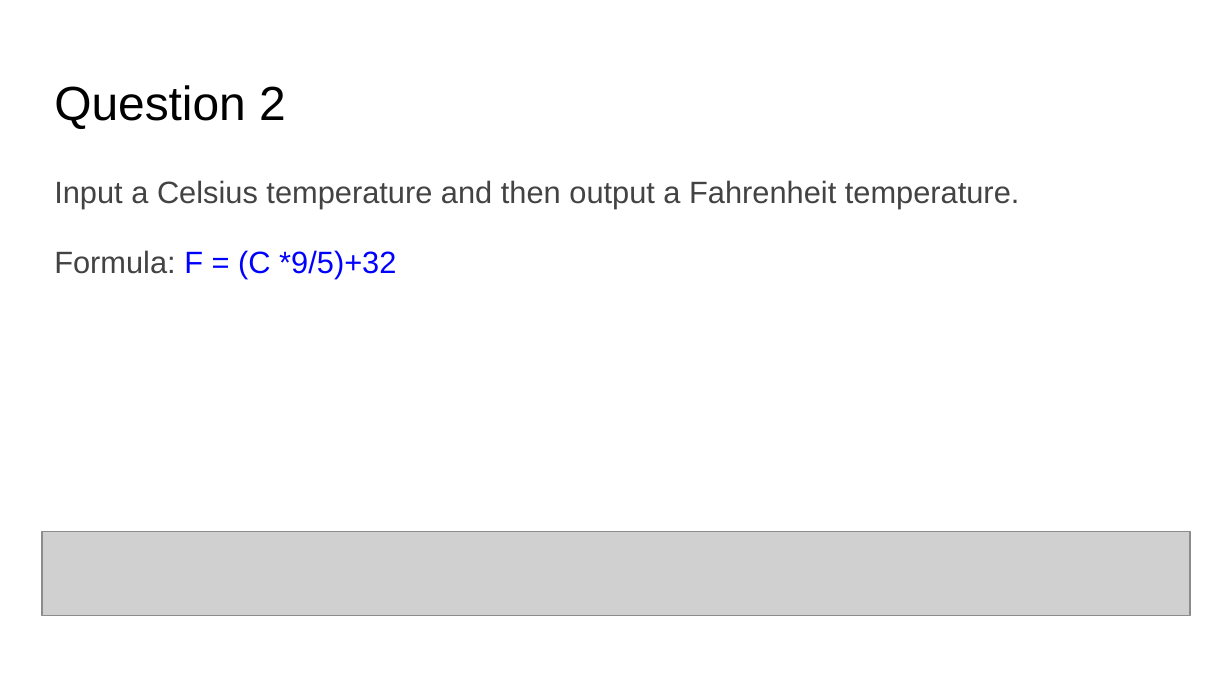
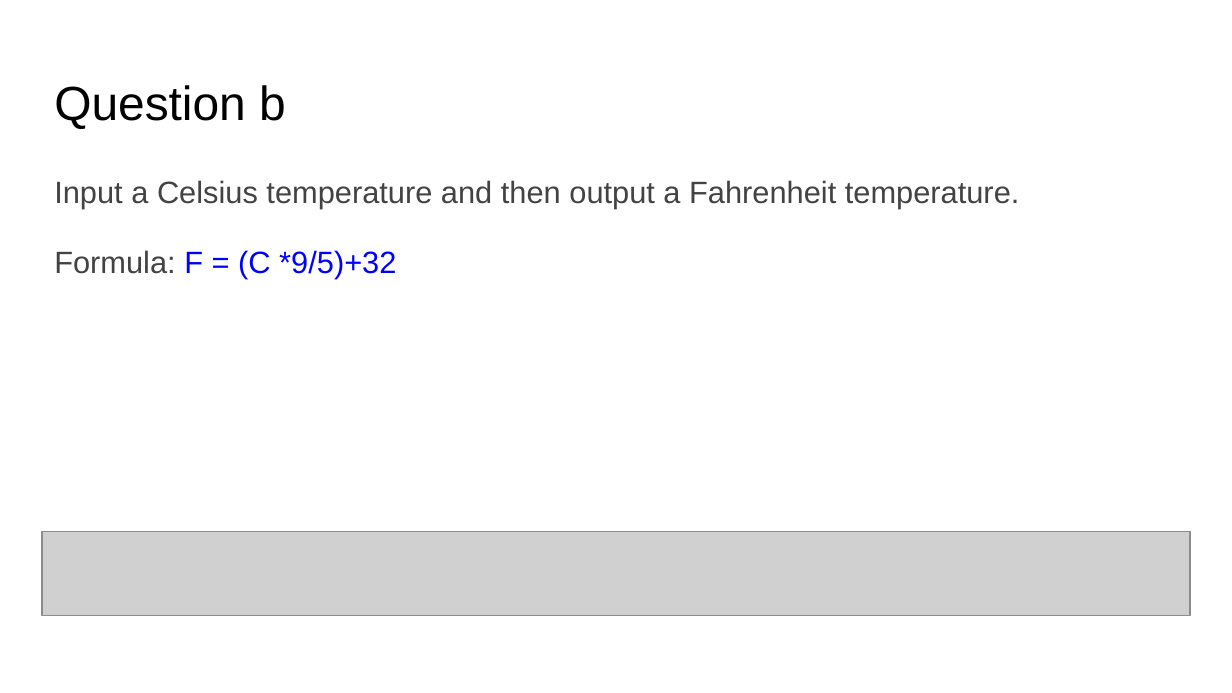
Before and after one commit to TheLurkingCat/Introduction-to-Computers-and-Programming, a slide deck: slide 3 of hw2/HW2.pptx. Drawn at 1232x693 pixels with LibreOffice and Linux fonts; fonts in the diff are those of the drawing; grey boxes stand for pictures. Boxes give left, top, right and bottom in pixels: in the first picture for what was removed or moved away, otherwise in the second. Text is boxed around its words. In the diff, an @@ line names an element or a change of style, - is before the commit and + after.

```diff
--- a/hw2/HW2.pptx
+++ b/hw2/HW2.pptx
@@ title at [54, 85, 286, 129]: text changed @@
-Question 2
+Question b
```
Also in this commit, not shown: 5 other slides changed, 12 other files.
